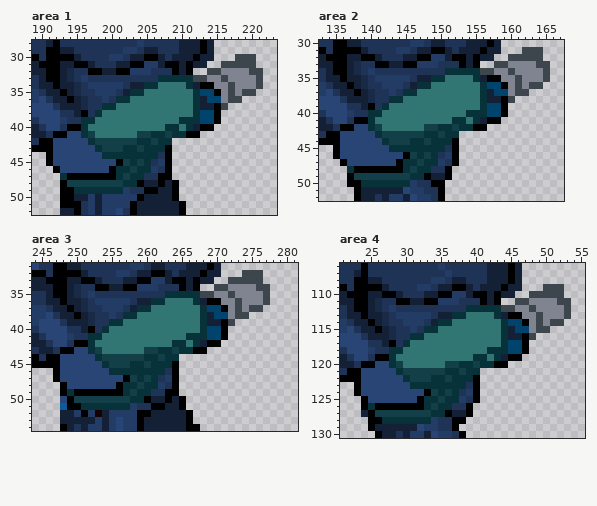
Pixel-art file, stored at art/sprites/swatbotwithblaster.aseprite. Above is the file before it was changed.
560x553 pixels, 1 frame. Shown: area 1: x 189..223, y 28..52; area 2: x 133..167, y 30..52; area 3: x 244..281, y 31..54; area 4: x 21..55, y 106..130. The commit also changed other parts of the picture, which this record leaves out.
And afterwards:
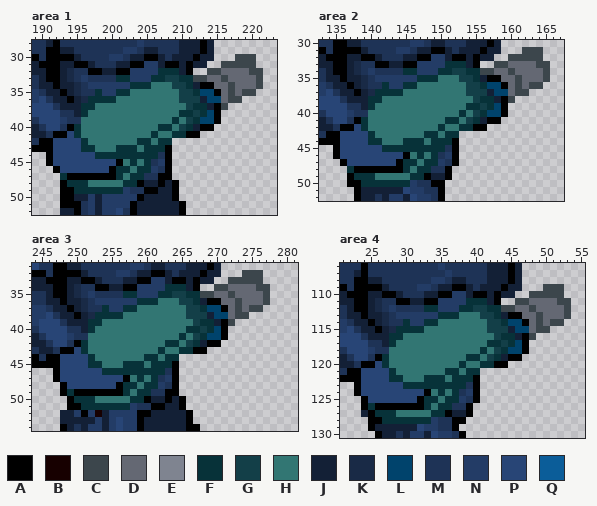
Palette (. is transparent): A #000000  B #170000  C #3c464c  D #646873  E #7f8490  F #073239  G #133f48  H #327673  J #132036  K #192a46  L #00436c  M #1e3356  N #233c66  P #284576  Q #0b5d99
Diff:
Changed rows in their new state; - is an unchanged pixel.
Area 1, layer "Layer 3":
first column x 194:
32 ------------NFFF------DDDD-
33 -------FFNNNF-GG----DD-DDDD
34 --------NFF-H--GG----DD-DDD
35 ----F--FFHH-----GG----D-D--
36 ---FFFFHH-------GGG---D----
37 --FFHHH----------G-F-------
38 --FHH-----------FFGF-------
39 --HH-----------FHG---------
40 -FH----------F-HG----------
41 -FHH------HH-HH------------
42 --FHHHHHHH--H--------------
43 --FFHHHF--H----------------
44 ----F----------------------
45 --------H-H----------------
46 ---------H-----------------
47 --------H------------------
48 FFFHHHHH-------------------
Area 2, layer "Layer 3":
first column x 138:
33 ------------NFFF------DDDD-
34 -------FFNNNF-GG----DD-DDDD
35 --------NFF-H--GG----DD-DDD
36 ----F--FFHH-----GG----D-D--
37 ---FFFFHH-------GGG---D----
38 --FFHHH----------G-F-------
39 --FHH-----------FFGF-------
40 --HH-----------FHG---------
41 -FH----------F-HG----------
42 -FHH------HH-HH------------
43 --FHHHHHHH--H--------------
44 --FFHHHF--H----------------
45 ----F----------------------
46 --------H-H----------------
47 ---------H-----------------
48 --------H------------------
49 FFFHHHHH-------------------
Area 3, layer "Layer 3":
first column x 248:
34 --------------NFFF------DDDD-
35 ---------FFNNNF-GG----DD-DDDD
36 ----------NFF-H--GG----DD-DDD
37 ------F--FFHH-----GG----D-D--
38 -----FFFFHH-------GGG---D----
39 ----FFHHH----------G-F-------
40 ----FHH-----------FFGF-------
41 ----HH-----------FHG---------
42 ---FH----------F-HG----------
43 ---FHH------HH-HH------------
44 ----FHHHHHHH--H--------------
45 ----FFHHHF--H----------------
46 ------F----------------------
47 ----------H-H----------------
48 -----------H-----------------
49 ----------H------------------
50 .-FFFHHHHH-------------------
51 .----------------------------
Area 4, layer "Layer 3":
first column x 26:
111 ------------NFFF------DDDD-
112 -------FFNNNF-GG----DD-DDDD
113 --------NFF-H--GG----DD-DDD
114 ----F--FFHH-----GG----D-D--
115 ---FFFFHH-------GGG---D----
116 --FFHHH----------G-F-------
117 --FHH-----------FFGF-------
118 --HH-----------FHG---------
119 -FH----------F-HG----------
120 -FHH------HH-HH------------
121 --FHHHHHHH--H--------------
122 --FFHHHF--H----------------
123 ----F----------------------
124 --------H-H----------------
125 ---------H-----------------
126 --------H------------------
127 FFFHHHHH-------------------
